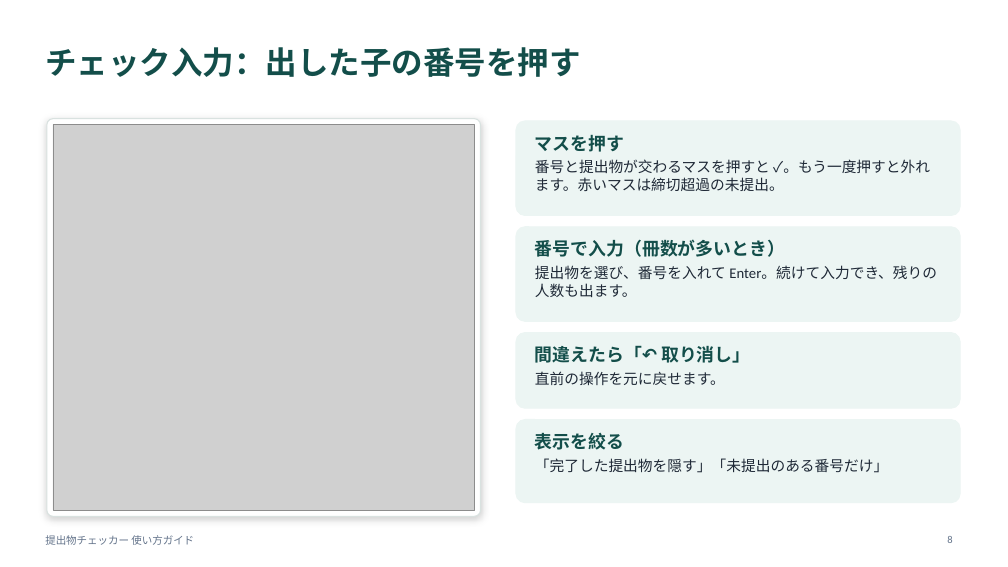
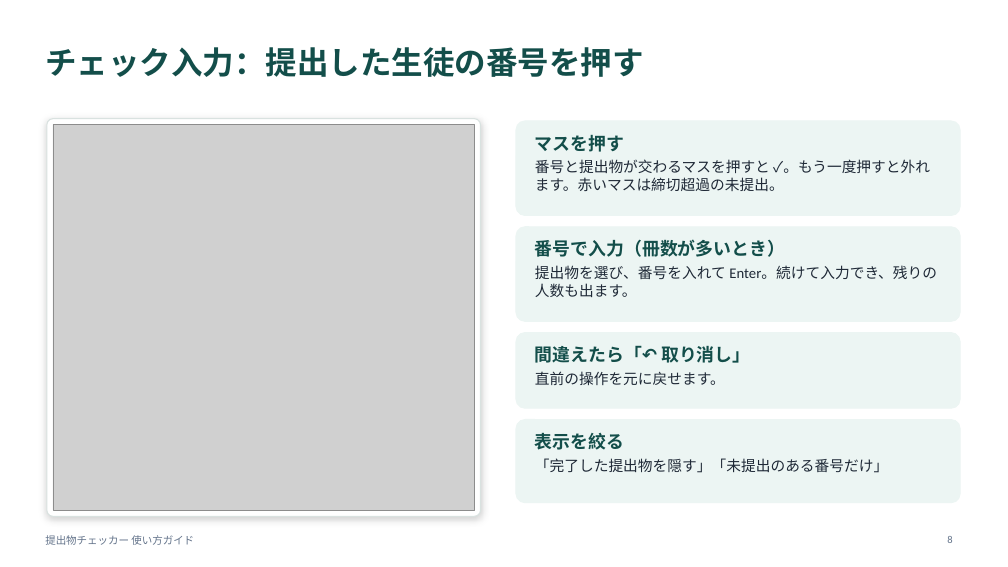
Before and after one commit to daharakazu-glitch/homework-checker, a slide deck: slide 8 of docs/提出物チェッカー_使い方ガイド.pptx. Drawn at 1008x567 pixels with LibreOffice and Linux fonts; fonts in the diff are those of the drawing; grey boxes stand for pictures. Boxes give left, top, right and bottom in pixels: in the first picture for what was removed or moved away, otherwise in the second. Text is boxed around its words. In the diff, an @@ line names an element or a change of style, - is before the commit and + after.

```diff
--- a/docs/提出物チェッカー_使い方ガイド.pptx
+++ b/docs/提出物チェッカー_使い方ガイド.pptx
@@ title at [45, 47, 643, 77]: text changed @@
-チェック入力：出した子の番号を押す
+チェック入力：提出した生徒の番号を押す
```
Also in this commit, not shown: 3 other slides changed, 3 other files.
